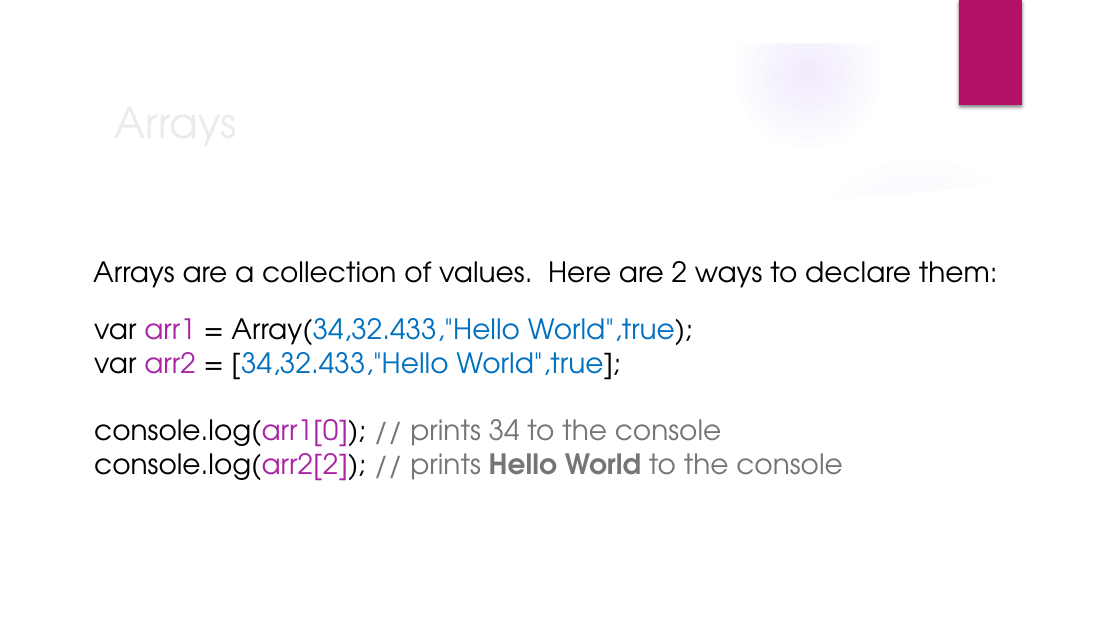
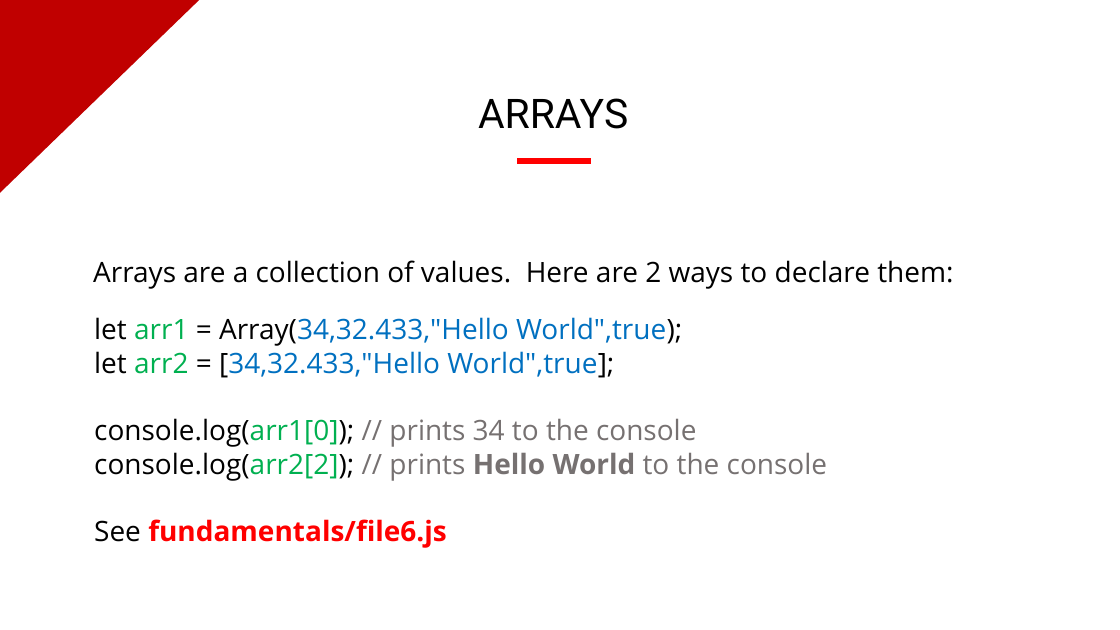
Before and after one commit to evermight/fullstack-training, a slide deck: slide 9 of crash-course/20230624-shell-js-python-php/fundamentals-of-coding.pptx (slide 12 before the commit). Drawn at 1120x630 pixels with LibreOffice and Linux fonts; fonts in the diff are those of the drawing; background and template pictures are left out. Boxes give left, top, right and bottom in pixels: in the first picture for what was removed or moved away, otherwise in the second. Text is boxed around its words. In the diff, an @@ line names an element or a change of style, - is before the commit and + after.

```diff
--- a/crash-course/20230624-shell-js-python-php/fundamentals-of-coding.pptx
+++ b/crash-course/20230624-shell-js-python-php/fundamentals-of-coding.pptx
@@ group removed at box(0, 0, 1120, 630): 4 ellipses, 2 freeform shapes @@
@@ right triangle added at box(0, 0, 200, 193), fill #C00000 @@
@@ rectangle removed at box(959, 0, 1022, 105) @@
@@ text "ARRAYS" at box(478, 98, 628, 129): vertical alignment middle to top @@
@@ text at box(478, 98, 628, 129): text changed; size 36 to 35 pt; font TeX Gyre Adventor to Roboto; text colour #EBEBEB to #000000 @@
-Arrays
+ARRAYS
@@ rectangle added at box(518, 159, 591, 163), fill #FF0000, outline #FF0000 1 pt @@
@@ text "Arrays are a collection of ..." at box(93, 260, 953, 289): font TeX Gyre Adventor to Open Sans @@
@@ text at box(94, 317, 682, 378): text changed; font TeX Gyre Adventor to Open Sans @@
-var arr1 = Array(34,32.433,"Hello World",true);
-var arr2 = [34,32.433,"Hello World",true];
+let arr1 = Array(34,32.433,"Hello World",true);
+let arr2 = [34,32.433,"Hello World",true];
@@ text at box(94, 418, 697, 447): font TeX Gyre Adventor to Open Sans in "console.log(arr1[0]); // prints 34 to the console"; text colour #A925A5 to #00B050 in "console.log(arr1[0]);"; text colour #767676 to #767171 in "// prints 34 to the console" @@
@@ text at box(94, 452, 827, 548): text changed; font TeX Gyre Adventor to Open Sans; text colour #767676 to #767171 @@
-console.log(arr2[2]); // prints Hello World to the console
+console.log(arr2[2]); // prints Hello World to the console
+See fundamentals/file6.js
```
Also in this commit, not shown: 6 other slides changed, 22 slides added, 10 slides removed, 18 other files.
